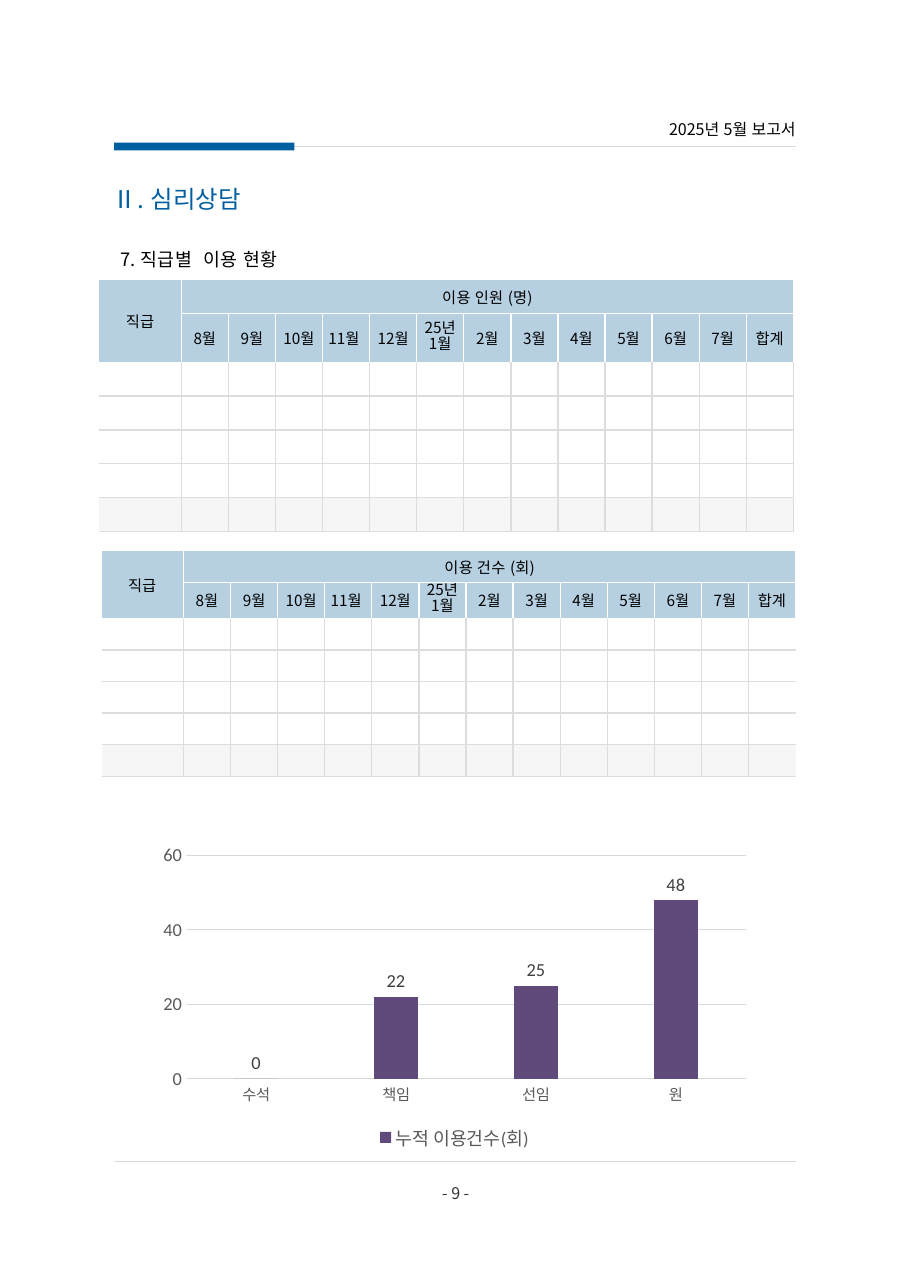
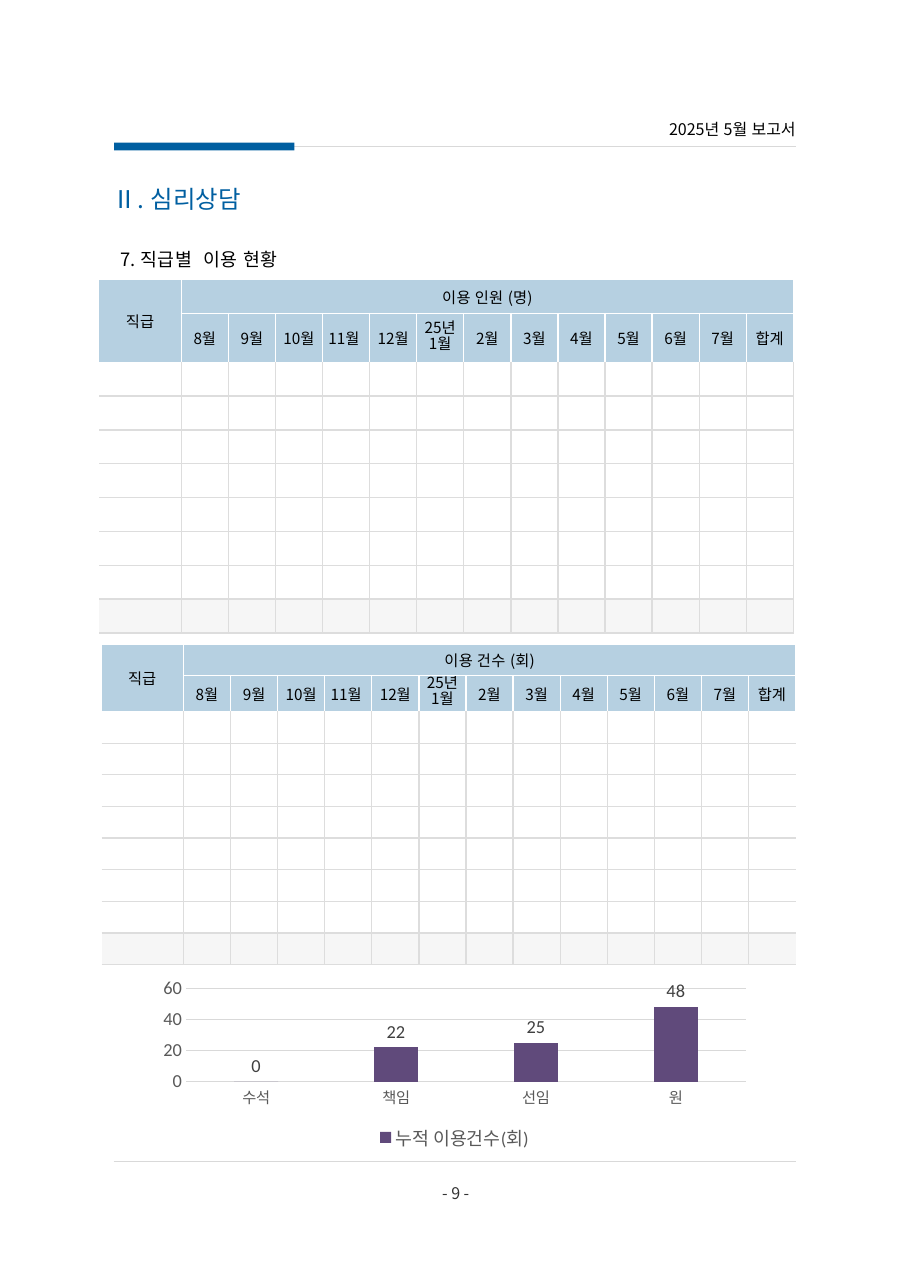
Before and after one commit to addictpark/report, a slide deck: slide 11 of 자동화2.pptx. Drawn at 910x1288 pixels with LibreOffice and Linux fonts; fonts in the diff are those of the drawing. Boxes give left, top, right and bottom in pixels: in the first picture for what was removed or moved away, otherwise in the second. Text is boxed around its words. In the diff, an @@ line names an element or a change of style, - is before the commit and + after.

```diff
--- a/자동화2.pptx
+++ b/자동화2.pptx
@@ table at [99,280,797,633] @@
+row 8:  |  |  |  |  |  |  |  |  |  |  |  |  | 
+row 9:  |  |  |  |  |  |  |  |  |  |  |  |  | 
+row 10:  |  |  |  |  |  |  |  |  |  |  |  |  | 
@@ table at [101,644,799,965] @@
+row 8:  |  |  |  |  |  |  |  |  |  |  |  |  | 
+row 9:  |  |  |  |  |  |  |  |  |  |  |  |  | 
+row 10:  |  |  |  |  |  |  |  |  |  |  |  |  | 
@@ table: place and size @@
-table at [101,551,799,777]
+table at [101,644,799,965]
@@ column chart: place and size @@
-column chart at [151,838,758,1156]
+column chart at [151,974,758,1156]
```
Also in this commit, not shown: 5 other files.
